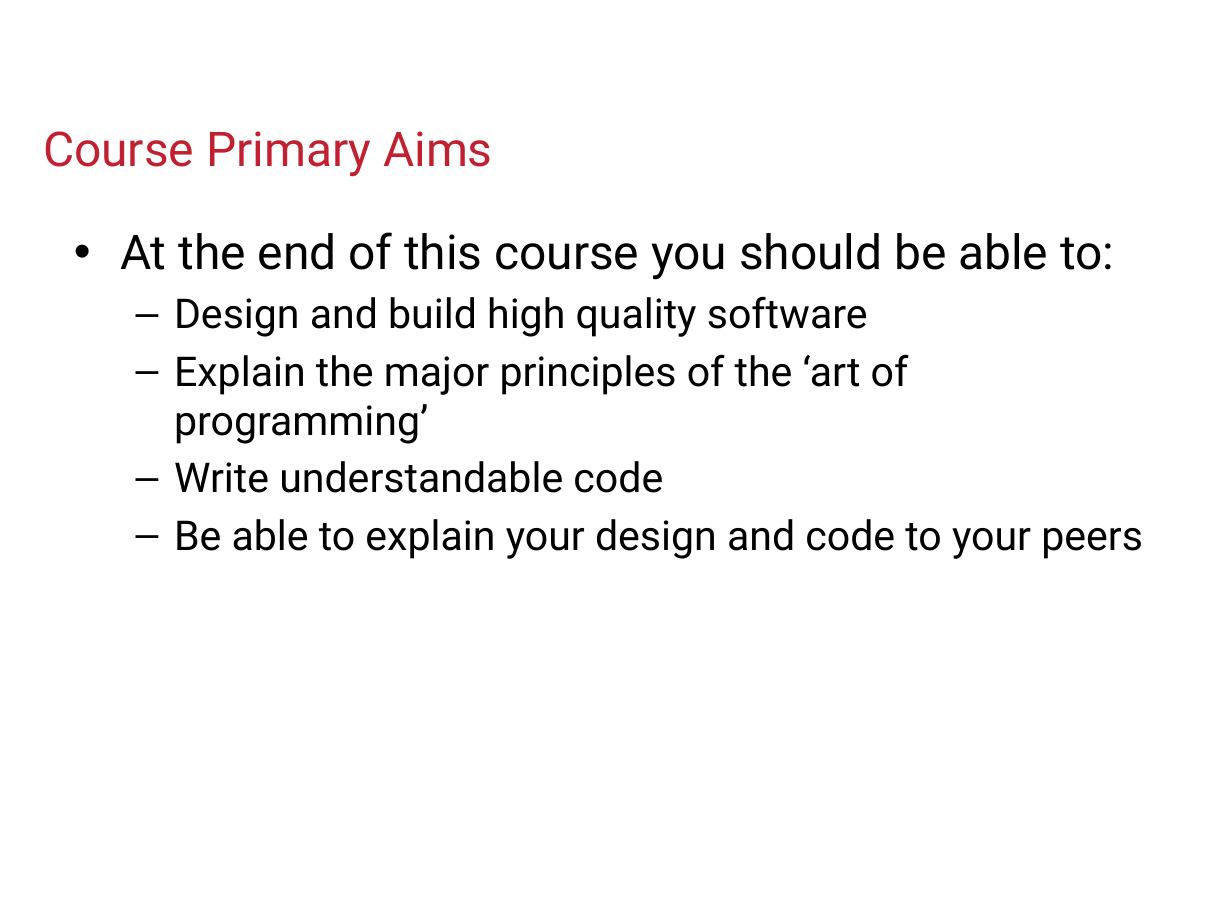
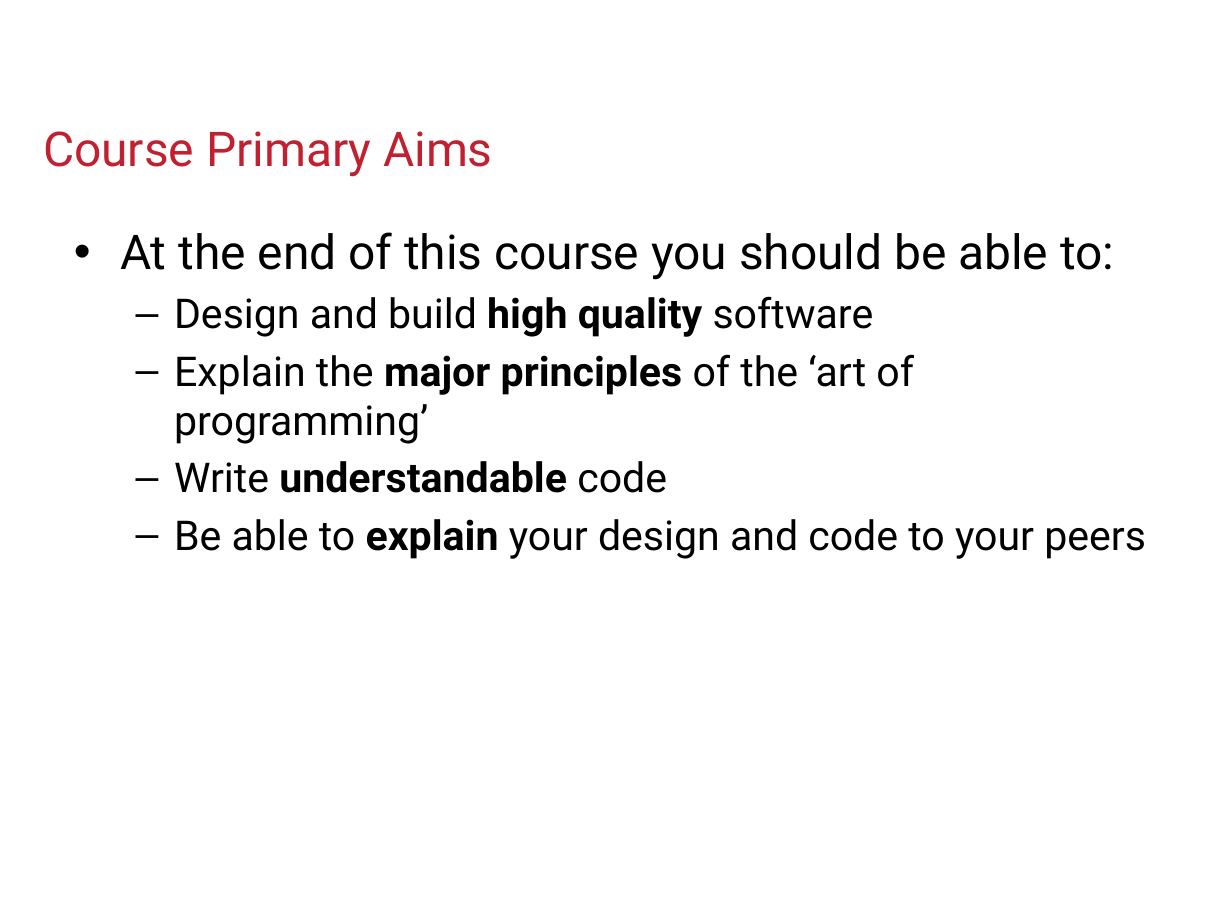
Before and after one commit to CS5010PDP2017FALL/cs5010pdp2017fall.github.io, a slide deck: slide 4 of Modules/PDP week 1.pptx. Drawn at 1232x924 pixels with LibreOffice and Linux fonts; fonts in the diff are those of the drawing; background and template pictures are left out. Boxes give left, top, right and bottom in pixels: in the first picture for what was removed or moved away, otherwise in the second. Text is boxed around its words. In the diff, an @@ line names an element or a change of style, - is before the commit and + after.

```diff
--- a/Modules/PDP week 1.pptx
+++ b/Modules/PDP week 1.pptx
@@ text at [174,296,1146,559]: bold on in "high quality", "major principles", "understandable", "explain" @@
```
Also in this commit, not shown: 8 other slides changed, 2 slides added, 1 slide removed, 1 other file.
